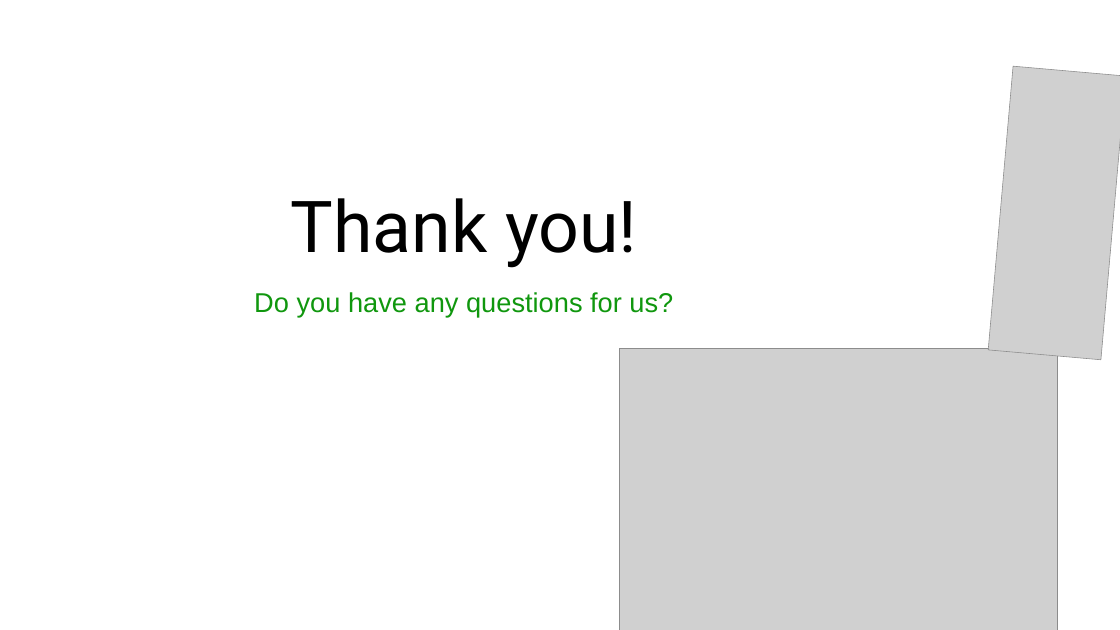
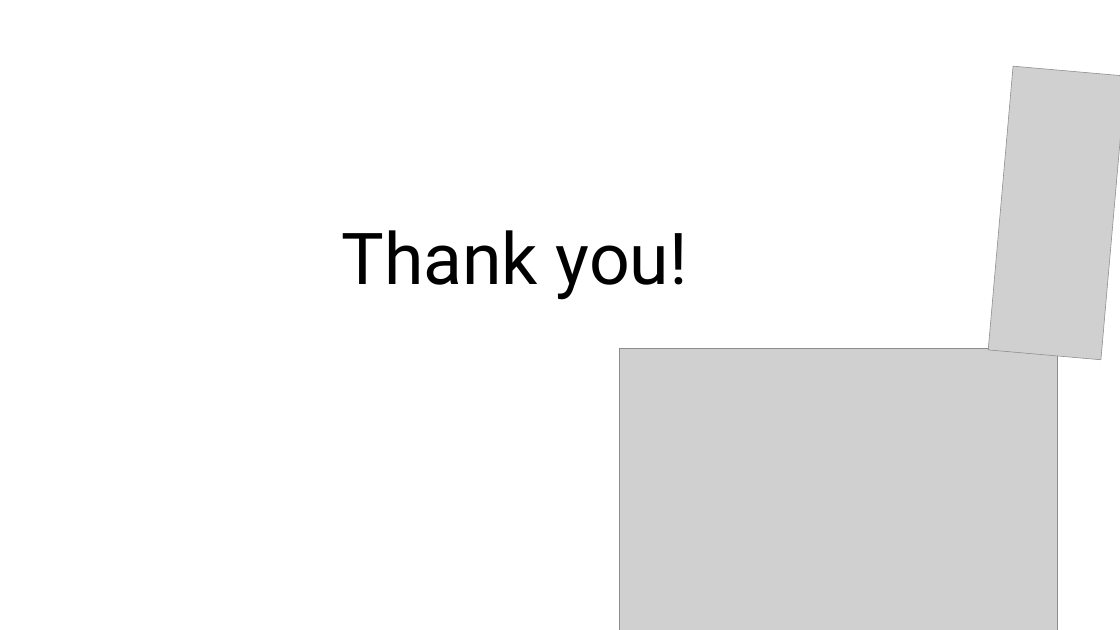
Before and after one commit to snehakumares/2021_IBM_Code_Challenge_AutomaticTrafficSystem, a slide deck: slide 9 of presentation/Automatic traffic signalling system.pptx (slide 10 before the commit). Drawn at 1120x630 pixels with LibreOffice and Linux fonts; fonts in the diff are those of the drawing; grey boxes stand for pictures. Boxes give left, top, right and bottom in pixels: in the first picture for what was removed or moved away, otherwise in the second. Text is boxed around its words. In the diff, an @@ line names an element or a change of style, - is before the commit and + after.

```diff
--- a/presentation/Automatic traffic signalling system.pptx
+++ b/presentation/Automatic traffic signalling system.pptx
@@ text "Thank you!": place and size @@
-text "Thank you!" at bbox=[291, 198, 637, 268]
+text "Thank you!" at bbox=[341, 230, 688, 300]
@@ text removed at bbox=[254, 292, 673, 317] @@
-Do you have any questions for us?
```
Also in this commit, not shown: 5 other slides changed, 1 slide removed.
